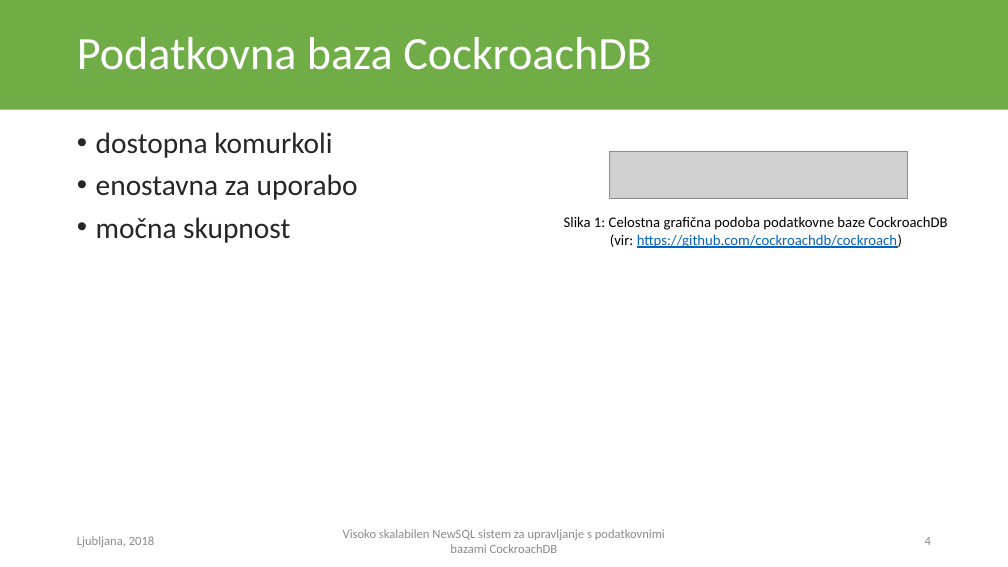
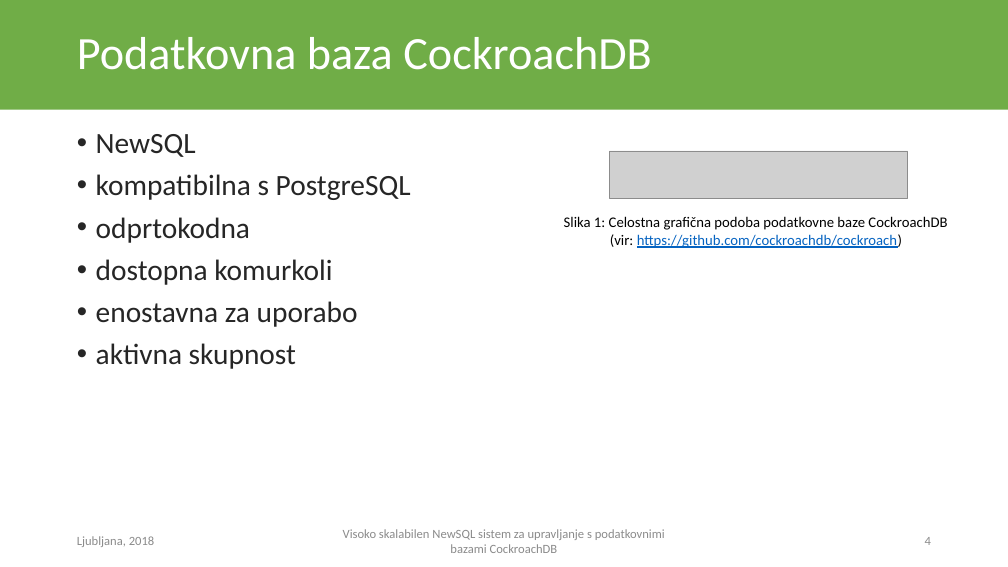
Before and after one commit to arruw/diploma-latex, a slide deck: slide 4 of resources/presentation.pptx. Drawn at 1008x567 pixels with LibreOffice and Linux fonts; fonts in the diff are those of the drawing; grey boxes stand for pictures. Boxes give left, top, right and bottom in pixels: in the first picture for what was removed or moved away, otherwise in the second. Text is boxed around its words. In the diff, an @@ line names an element or a change of style, - is before the commit and + after.

```diff
--- a/resources/presentation.pptx
+++ b/resources/presentation.pptx
@@ text at (96, 134, 411, 243): paragraphs added @@
+• NewSQL
+• kompatibilna s PostgreSQL
+• odprtokodna
@@ text at (96, 343, 296, 369): text changed @@
-• močna skupnost
+• aktivna skupnost
```
Also in this commit, not shown: 7 other slides changed, 1 slide added, 2 slides removed, 8 other files.
